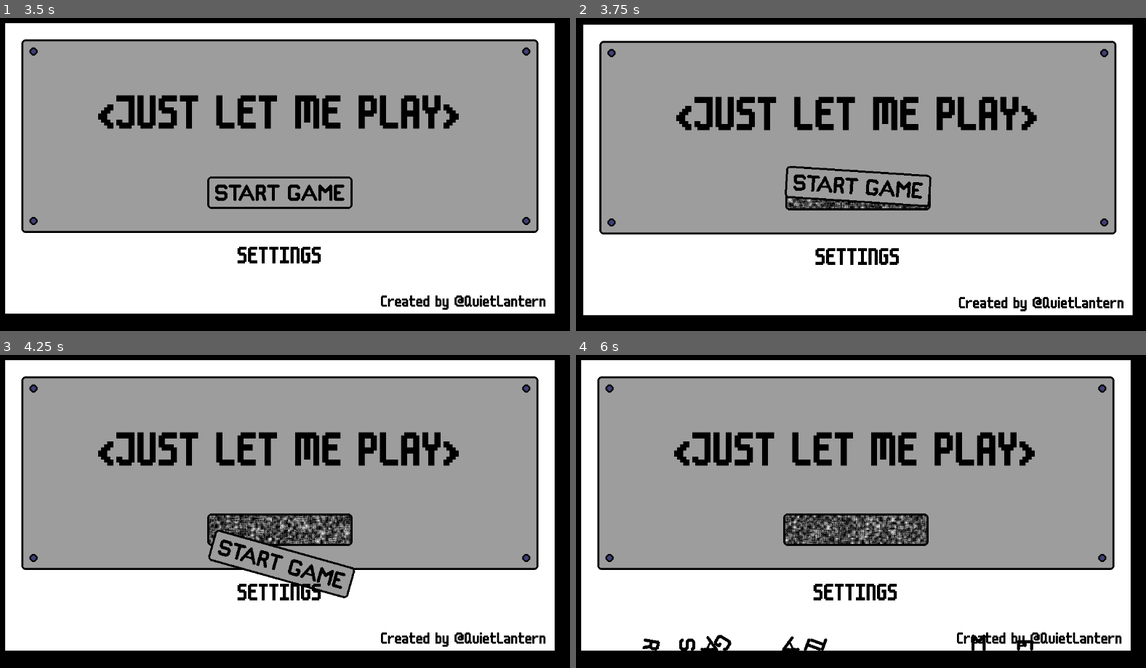
Above: before the commit, frames 1-4 (two rows, left to right).
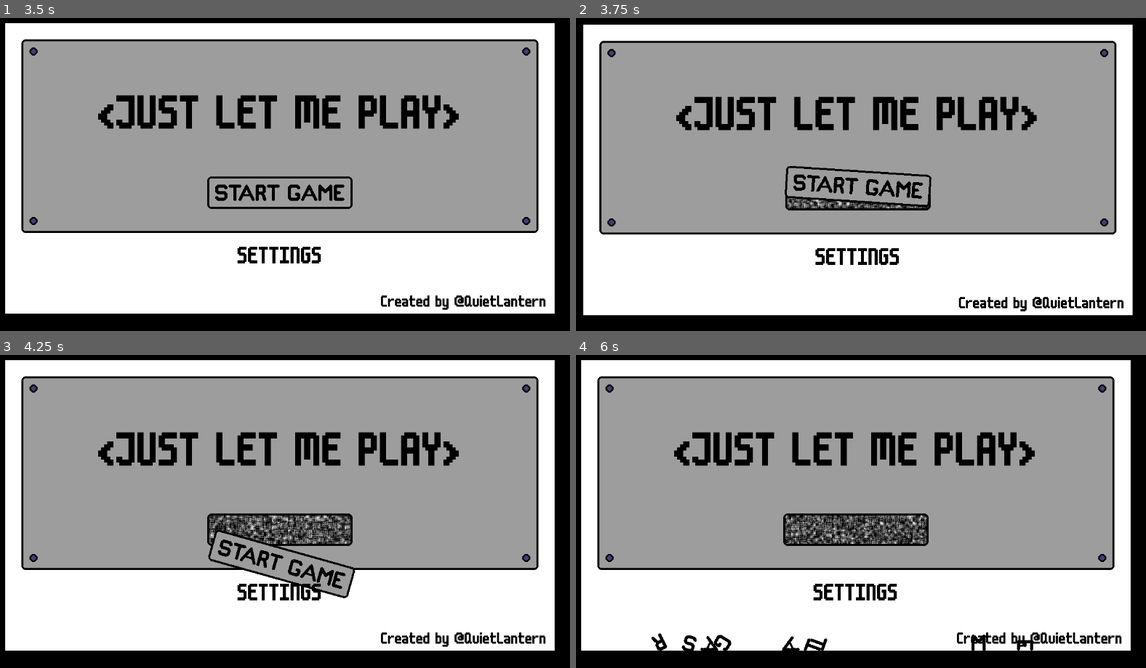
Above: after the commit, the same moments.

Repository: conor-wilson/secret-sapphire
Game: Godot game, scene res://scenes/main.tscn
The game is run twice, just before and just after one commit, with the same random seed, the same clock (stepped at 60 frames per second) and the same inputs.
Inputs (mouse positions are in pixels of both pictures, inside the frame that each line leads up to):
- Up to frame 1 (3.5 s): tap Enter at 0.5 s; move the mouse to (279, 136) at 0.52 s; click (279, 136) at 0.6 s; click "SETTINGS" at 1.25 s; click "BACK" at 2 s; tap Space at 2.75 s; move the mouse to (279, 136) at 2.77 s; click (279, 136) at 2.85 s
- Up to frame 2 (3.75 s): tap Enter at 3.5 s; move the mouse to (855, 193) at 3.52 s; click (855, 193) at 3.6 s
- Up to frame 3 (4.25 s): no input
- Up to frame 4 (6 s): move the mouse to (610, 389) at 4.27 s; click (610, 389) at 4.35 s; move the mouse to (1100, 389) at 5.02 s; click (1100, 389) at 5.1 s; tap D (debugbutton) at 5.65 s; move the mouse to (610, 558) at 5.77 s; click (610, 558) at 5.85 s

Frame 1 is identical in both runs. In frame 2, 0.3% of the frame differs, in the area x 36-62%, y 57-61%; in frame 3, 1.3%; in frame 4, 1.7%, in the area x 11-62%, y 51-95%.

Commit message:
Added crumpling-paper animation for sticky note

Diff:
--- a/let-me-play/scenes/help_bot.tscn
+++ b/let-me-play/scenes/help_bot.tscn
@@ -34,6 +34,22 @@
 "values": [0]
 }
 
+[sub_resource type="Animation" id="Animation_u7md5"]
+resource_name = "hell_bot_grow"
+length = 0.35
+tracks/0/type = "value"
+tracks/0/imported = false
+tracks/0/enabled = true
+tracks/0/path = NodePath("../ShrinkingSprite:frame")
+tracks/0/interp = 1
+tracks/0/loop_wrap = true
+tracks/0/keys = {
+"times": PackedFloat32Array(0, 0.0666667, 0.133333, 0.2, 0.266667),
+"transitions": PackedFloat32Array(1, 1, 1, 1, 1),
+"update": 1,
+"values": [9, 3, 2, 1, 0]
+}
+
 [sub_resource type="Animation" id="Animation_b6akb"]
 resource_name = "hell_bot_shrink"
 length = 0.65
@@ -65,22 +81,6 @@
 "transitions": PackedFloat32Array(1, 1, 1, 1, 1, 1, 1, 1),
 "update": 1,
 "values": [0, 0, 2, 3, 4, 5, 6, 7]
-}
-
-[sub_resource type="Animation" id="Animation_u7md5"]
-resource_name = "hell_bot_grow"
-length = 0.35
-tracks/0/type = "value"
-tracks/0/imported = false
-tracks/0/enabled = true
-tracks/0/path = NodePath("../ShrinkingSprite:frame")
-tracks/0/interp = 1
-tracks/0/loop_wrap = true
-tracks/0/keys = {
-"times": PackedFloat32Array(0, 0.0666667, 0.133333, 0.2, 0.266667),
-"transitions": PackedFloat32Array(1, 1, 1, 1, 1),
-"update": 1,
-"values": [9, 3, 2, 1, 0]
 }
 
 [sub_resource type="AnimationLibrary" id="AnimationLibrary_cgdud"]
--- a/let-me-play/scenes/main.gd
+++ b/let-me-play/scenes/main.gd
@@ -127,4 +127,7 @@
 
 	await $HelpBot.arrived
 
+	await get_tree().create_timer(1).timeout
+
 	$Menus/MainMenu.clear_static()
+	$Menus/MainMenu.detatch_sticky_note()
--- a/let-me-play/scenes/main_menu.gd
+++ b/let-me-play/scenes/main_menu.gd
@@ -67,3 +67,14 @@
 
 func clear_static():
 	$Desktop.clear_all_static()
+
+func detatch_sticky_note():
+	$InteractiveElements/StickyNote.hide()
+	$InteractiveElements/CrumpledStickyNote.show()
+
+	$InteractiveElements/CrumpledStickyNote.gravity_scale = 1
+	var x_force:float = randf_range(-750, 750)
+	var y_force:float = randf_range(-750, 0)
+	$InteractiveElements/CrumpledStickyNote.apply_impulse(Vector2(x_force,y_force), Vector2(10,10))
+
+	#$InteractiveElements/StickyNote/Sprite2D/AnimationPlayer.play("RESET")
--- a/let-me-play/scenes/main_menu.tscn
+++ b/let-me-play/scenes/main_menu.tscn
@@ -7,6 +7,7 @@
 [ext_resource type="PackedScene" uid="uid://dn8q4o2sgxa7y" path="res://scenes/letter.tscn" id="3_1ar5g"]
 [ext_resource type="Texture2D" uid="uid://1rpws7w7ml0u" path="res://assets/art/StickyNoteTest-Sheet.png" id="3_ahnkd"]
 [ext_resource type="Texture2D" uid="uid://7r8cut1jsvt0" path="res://assets/art/Panel.png" id="3_janoq"]
+[ext_resource type="Texture2D" uid="uid://4damehrpitmi" path="res://assets/art/CrumpledPaper.png" id="4_ylyox"]
 [ext_resource type="FontFile" uid="uid://bckbkknmti08k" path="res://assets/fonts/m6x11.ttf" id="5_2a3fy"]
 [ext_resource type="Theme" uid="uid://fqhlidlvqsyl" path="res://assets/fonts/menu_buttons.tres" id="6_43f6x"]
 [ext_resource type="Texture2D" uid="uid://da1aop1iloq0v" path="res://assets/art/StartButton.png" id="7_cyu86"]
@@ -24,7 +25,7 @@
 "times": PackedFloat32Array(0),
 "transitions": PackedFloat32Array(1),
 "update": 1,
-"values": [0]
+"values": [7]
 }
 
 [sub_resource type="Animation" id="Animation_xpr53"]
@@ -50,6 +51,9 @@
 "sticky_note_animation": SubResource("Animation_xpr53")
 }
 
+[sub_resource type="PhysicsMaterial" id="PhysicsMaterial_gqx4u"]
+bounce = 0.3
+
 [sub_resource type="RectangleShape2D" id="RectangleShape2D_p2u67"]
 size = Vector2(1024, 384)
 
@@ -85,12 +89,27 @@
 position = Vector2(184, 336)
 texture = ExtResource("3_ahnkd")
 hframes = 15
+frame = 7
 
 [node name="AnimationPlayer" type="AnimationPlayer" parent="InteractiveElements/StickyNote"]
 libraries = {
 "": SubResource("AnimationLibrary_n3yhk")
 }
 autoplay = "sticky_note_animation"
+
+[node name="CrumpledStickyNote" type="RigidBody2D" parent="InteractiveElements"]
+visible = false
+position = Vector2(184, 328)
+collision_layer = 16
+physics_material_override = SubResource("PhysicsMaterial_gqx4u")
+gravity_scale = 0.0
+metadata/_edit_group_ = true
+
+[node name="Sprite2D" type="Sprite2D" parent="InteractiveElements/CrumpledStickyNote"]
+texture = ExtResource("4_ylyox")
+
+[node name="CollisionShape2D" type="CollisionPolygon2D" parent="InteractiveElements/CrumpledStickyNote"]
+polygon = PackedVector2Array(8, -45, 16, -35, 24, -34, 43, -30, 43, -20, 46, -18, 43, -11, 40, -3, 46, 7, 42, 15, 38, 20, 39, 27, 38, 35, 28, 41, 21, 46, 5, 42, 0, 42, -13, 47, -22, 42, -31, 47, -36, 43, -38, 33, -35, 28, -37, 19, -46, -2, -46, -14, -40, -22, -39, -25, -39, -31, -32, -37, -30, -40, -26, -40, -19, -36, -12, -39, -9, -40, 0, -43)
 
 [node name="Panel" parent="InteractiveElements" instance=ExtResource("1_7wdxp")]
 collision_layer = 2
--- a/let-me-play/scenes/settings_menu.gd
+++ b/let-me-play/scenes/settings_menu.gd
@@ -115,16 +115,16 @@
 	# Check that the element can be detatched
 	if element == null: return
 	if element is not BreakableElement: return
-	if !element.idle:   return
+	if !element.idle: return
 
 	# Detatch element
 	element.detatch(strength)
-
-# TODO: This is purely for debugging. This function should be removed once it's
-# no-longer needed.
-func _input(event: InputEvent) -> void:
-	if event.is_action_pressed("debugbutton"):
-		$HelpBot.show()
-		$HelpBot.grow()
-		await get_tree().create_timer(2.5).timeout
-		$HelpBot.start_leaving()
+#
+## TODO: This is purely for debugging. This function should be removed once it's
+## no-longer needed.
+#func _input(event: InputEvent) -> void:
+	#if event.is_action_pressed("debugbutton"):
+		#$HelpBot.show()
+		#$HelpBot.grow()
+		#await get_tree().create_timer(2.5).timeout
+		#$HelpBot.start_leaving()
Binary file added: let-me-play/assets/art/CrumpledPaper.png
Not shown, added: let-me-play/assets/art/CrumpledPaper.png.import
Not shown: 1 places in let-me-play/scenes/main_menu.tscn that only renumber resources
Not shown, added: aseprite/CrumpledPaper.aseprite
Not shown, added: aseprite/ScreenSmashIdea.aseprite
